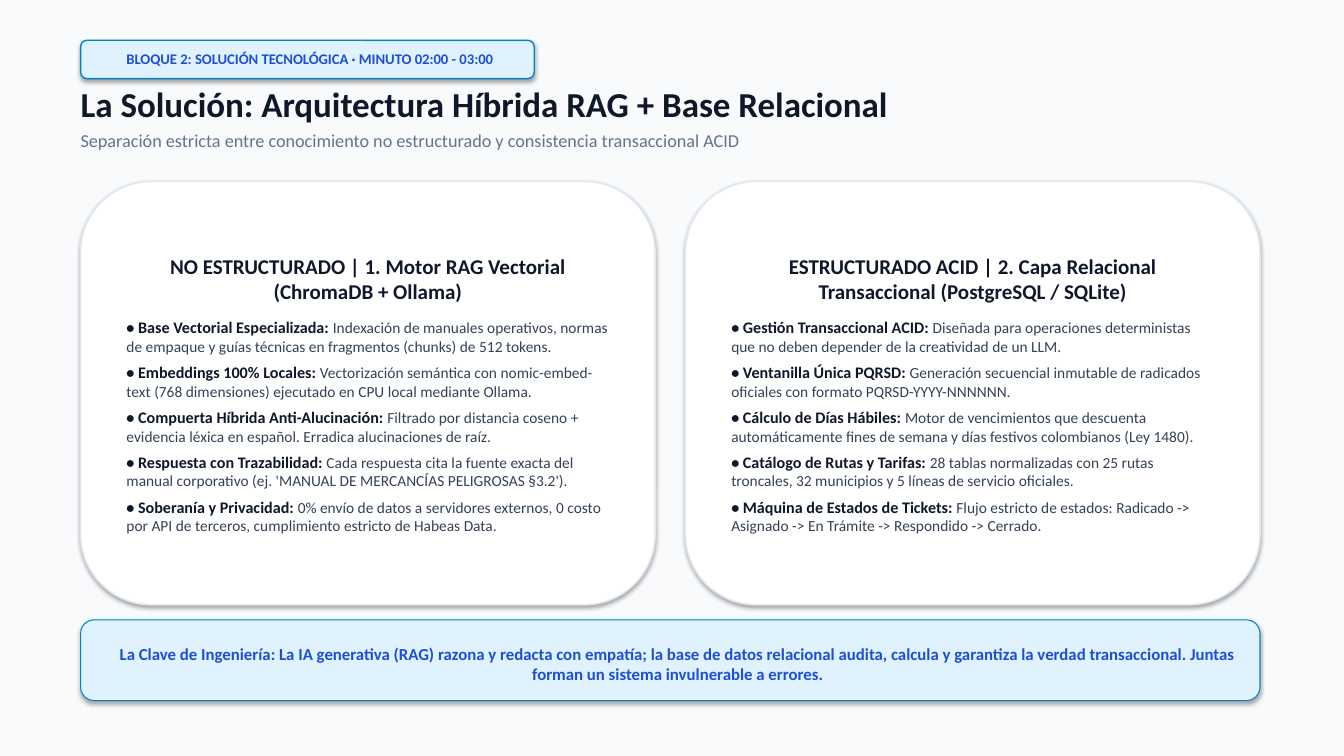
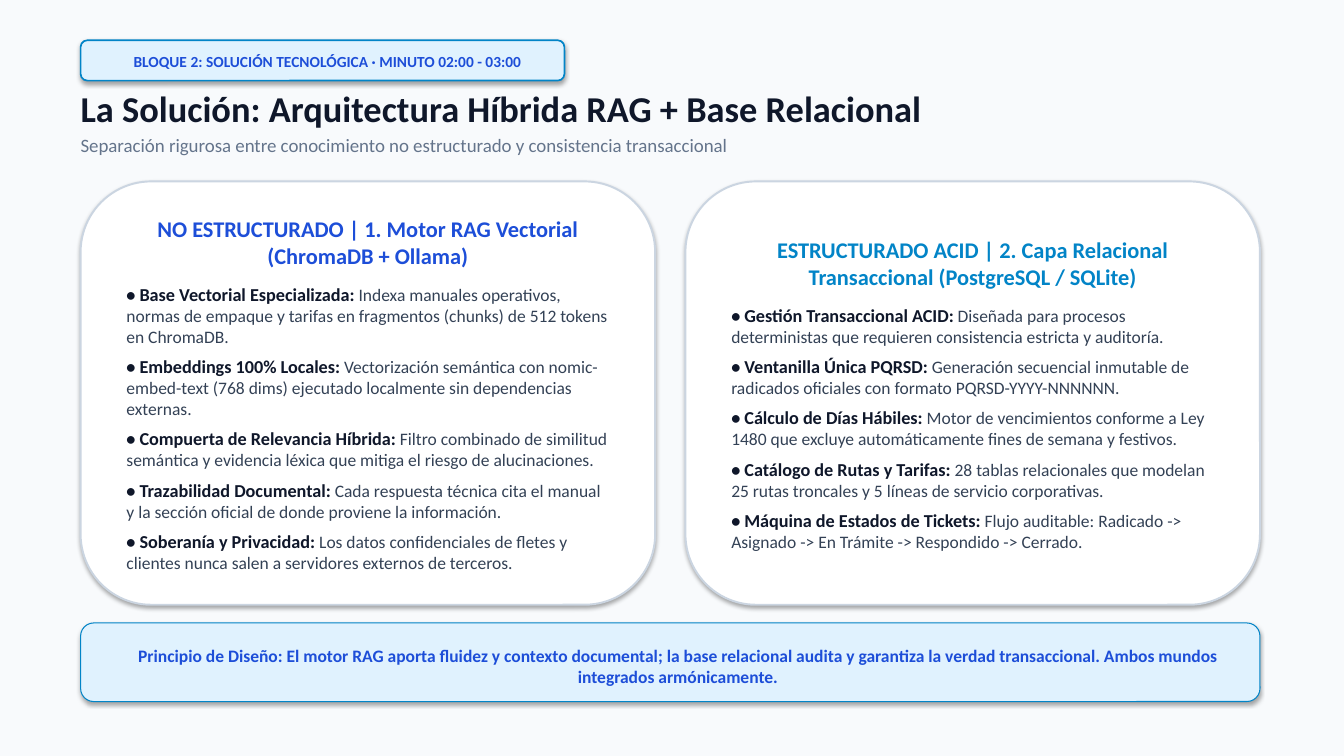
Before and after one commit to jorgemarazba/Kodotokai, a slide deck: slide 4 of TransLogix_Pitch_KodoTakai_2026.pptx. Drawn at 1344x756 pixels with LibreOffice and Linux fonts; fonts in the diff are those of the drawing. Boxes give left, top, right and bottom in pixels: in the first picture for what was removed or moved away, otherwise in the second. Text is boxed around its words. In the diff, an @@ line names an element or a change of style, - is before the commit and + after.

Commit message:
Reconstruccion de presentacion segun recomendaciones oficiales: rubrica Mejor Proyecto General, datos sustentados y nuevo balance de negocio

```diff
--- a/TransLogix_Pitch_KodoTakai_2026.pptx
+++ b/TransLogix_Pitch_KodoTakai_2026.pptx
@@ rounded rectangle "BLOQUE 2: SOLUCIÓN TECNOLÓGICA · ...": place and size @@
-rounded rectangle "BLOQUE 2: SOLUCIÓN TECNOLÓGICA · ..." at (81, 40, 534, 79)
+rounded rectangle "BLOQUE 2: SOLUCIÓN TECNOLÓGICA · ..." at (81, 40, 565, 81)
@@ rounded rectangle "BLOQUE 2: SOLUCIÓN TECNOLÓGICA · ..." at (81, 40, 565, 81): size 10.5 to 11 pt; outline #0284C7 1 pt to #0284C7 1.2 pt @@
@@ text at (81, 96, 921, 128): size 25 to 26 pt in "La Solución: Arquitectura Híbrida RAG + Base ..." @@
@@ text at (81, 139, 727, 155): text changed; size 13 to 13.5 pt @@
-Separación estricta entre conocimiento no estructurado y consistencia transaccional ACID
+Separación rigurosa entre conocimiento no estructurado y consistencia transaccional
@@ rounded rectangle "NO ESTRUCTURADO | 1. Motor ..." at (81, 181, 655, 605): outline #E2E8F0 1.2 pt to #CBD5E1 1.4 pt @@
@@ rounded rectangle "ESTRUCTURADO ACID | 2. Capa ..." at (686, 181, 1260, 605): outline #E2E8F0 1.2 pt to #CBD5E1 1.4 pt @@
@@ text in rounded rectangle at (157, 221, 578, 267): size 15 to 16 pt, text colour #0F172A to #1D4ED8 in "NO ESTRUCTURADO | 1. Motor RAG Vectorial ..." @@
@@ text in rounded rectangle at (731, 242, 1189, 397): size 15 to 16 pt, text colour #0F172A to #0284C7 in "ESTRUCTURADO ACID | 2. Capa Relacional Transaccional ..."; size 11.5 to 13 pt in "• Ventanilla Única PQRSD:"; size 11 to 12.5 pt in "Generación secuencial inmutable de radicados oficiales con ..."; more space between paragraphs @@
@@ text in rounded rectangle at (126, 288, 607, 569): text changed; size 11 to 12.5 pt @@
-• Base Vectorial Especializada: Indexación de manuales operativos, normas de empaque y guías técnicas en fragmentos (chunks) de 512 tokens.
-• Embeddings 100% Locales: Vectorización semántica con nomic-embed-text (768 dimensiones) ejecutado en CPU local mediante Ollama.
-• Compuerta Híbrida Anti-Alucinación: Filtrado por distancia coseno + evidencia léxica en español. Erradica alucinaciones de raíz.
-• Respuesta con Trazabilidad: Cada respuesta cita la fuente exacta del manual corporativo (ej. 'MANUAL DE MERCANCÍAS PELIGROSAS §3.2').
-• Soberanía y Privacidad: 0% envío de datos a servidores externos, 0 costo por API de terceros, cumplimiento estricto de Habeas Data.
+• Base Vectorial Especializada: Indexa manuales operativos, normas de empaque y tarifas en fragmentos (chunks) de 512 tokens en ChromaDB.
+• Embeddings 100% Locales: Vectorización semántica con nomic-embed-text (768 dims) ejecutado localmente sin dependencias externas.
+• Compuerta de Relevancia Híbrida: Filtro combinado de similitud semántica y evidencia léxica que mitiga el riesgo de alucinaciones.
+• Trazabilidad Documental: Cada respuesta técnica cita el manual y la sección oficial de donde proviene la información.
+• Soberanía y Privacidad: Los datos confidenciales de fletes y clientes nunca salen a servidores externos de terceros.
@@ text in rounded rectangle at (731, 309, 1163, 346): text changed; size 11 to 12.5 pt @@
-• Gestión Transaccional ACID: Diseñada para operaciones deterministas que no deben depender de la creatividad de un LLM.
+• Gestión Transaccional ACID: Diseñada para procesos deterministas que requieren consistencia estricta y auditoría.
@@ text in rounded rectangle at (731, 411, 1205, 551): text changed; size 11 to 12.5 pt @@
-• Cálculo de Días Hábiles: Motor de vencimientos que descuenta automáticamente fines de semana y días festivos colombianos (Ley 1480).
-• Catálogo de Rutas y Tarifas: 28 tablas normalizadas con 25 rutas troncales, 32 municipios y 5 líneas de servicio oficiales.
-• Máquina de Estados de Tickets: Flujo estricto de estados: Radicado -> Asignado -> En Trámite -> Respondido -> Cerrado.
+• Cálculo de Días Hábiles: Motor de vencimientos conforme a Ley 1480 que excluye automáticamente fines de semana y festivos.
+• Catálogo de Rutas y Tarifas: 28 tablas relacionales que modelan 25 rutas troncales y 5 líneas de servicio corporativas.
+• Máquina de Estados de Tickets: Flujo auditable: Radicado -> Asignado -> En Trámite -> Respondido -> Cerrado.
@@ text in rounded rectangle at (138, 649, 1217, 686): text changed; size 12 to 12.5 pt @@
-La Clave de Ingeniería: La IA generativa (RAG) razona y redacta con empatía; la base de datos relacional audita, calcula y garantiza la verdad transaccional. Juntas forman un sistema invulnerable a errores.
+Principio de Diseño: El motor RAG aporta fluidez y contexto documental; la base relacional audita y garantiza la verdad transaccional. Ambos mundos integrados armónicamente.
```
Also in this commit, not shown: 7 other slides changed, 3 slides added, 4 slides removed.
